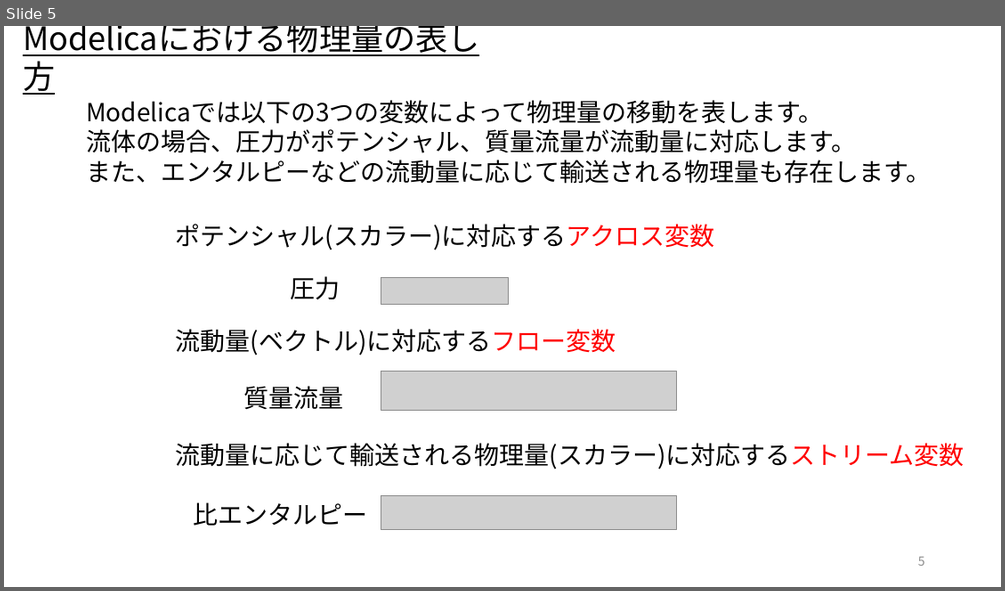
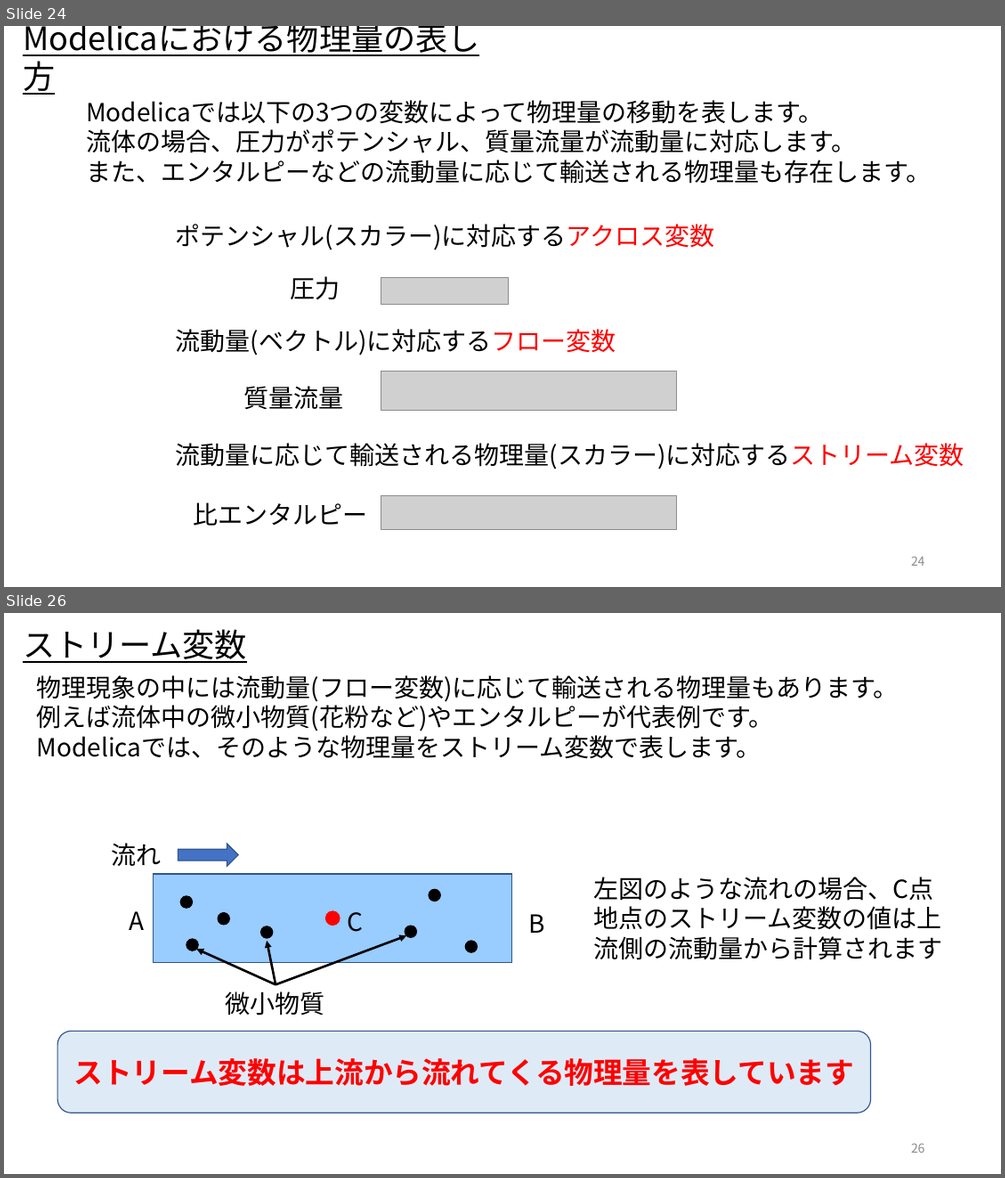
Before and after one commit to cubakija/OpenModelica_Tutorials_Ja, a slide deck: Dev/7_PhysicsDomainModel/OpenModelica_Tutorials_7_PlantModel.pptx. Shown one above the other, each under a label of ours: slide 5 before the commit, slides 24 and 26 after it; the slides between them are not shown. The pictures are 1005x591 and 1005x1178 pixels, drawn with LibreOffice and Linux fonts; fonts in the diff are those of the drawing; grey boxes stand for pictures. Boxes give left, top, right and bottom in pixels: in the first picture for what was removed or moved away, otherwise in the second. Text is boxed around its words. In the diff, an @@ line names an element or a change of style, - is before the commit and + after.

Commit message:
作成中のプラントモデル資料をアップ

```diff
--- a/Dev/7_PhysicsDomainModel/OpenModelica_Tutorials_7_PlantModel.pptx
+++ b/Dev/7_PhysicsDomainModel/OpenModelica_Tutorials_7_PlantModel.pptx
@@ slide 26 added at box(4, 613, 1001, 1174), background #FFFFFF @@
@@ text added at box(23, 629, 247, 663), 31 pt, text #000000, underline @@
+ストリーム変数
@@ text added at box(37, 675, 898, 759), 24 pt, text #000000 @@
+物理現象の中には流動量(フロー変数)に応じて輸送される物理量もあります。
+例えば流体中の微小物質(花粉など)やエンタルピーが代表例です。
+Modelicaでは、そのような物理量をストリーム変数で表します。
@@ text added at box(593, 876, 933, 900), 24 pt, text #000000 @@
+左図のような流れの場合、C点地点のストリーム変数の値は上流側の流動量から計算されます
@@ group added at box(112, 843, 544, 962): 4 texts, 1 rectangle, 1 ellipse, 1 right arrow @@
+A
+B
+流れ
+C
@@ arrow added from (275, 985) to (196, 949), #000000 2.25 pt @@
@@ arrow added from (275, 985) to (267, 941), #000000 2.25 pt @@
@@ arrow added from (275, 985) to (406, 935), #000000 2.25 pt @@
@@ group added at box(180, 889, 477, 952): 7 ellipses @@
@@ text added at box(225, 991, 324, 1015), 24 pt, text #000000 @@
+微小物質
@@ rounded rectangle added at box(57, 1031, 871, 1112), fill #DEEBF7, outline #325491 1 pt, 28 pt, text #FF0000, bold @@
+ストリーム変数は上流から流れてくる物理量を表しています
@@ page number added at box(911, 1143, 925, 1152), 12 pt, text #8C8C8C @@
+26
@@ what was slide 5 is now slide 24 @@
@@ page number at box(911, 556, 925, 565): text changed @@
-5
+24
```
Also in this commit, not shown: 7 slides changed, 59 other slides added, 1 slide removed.
